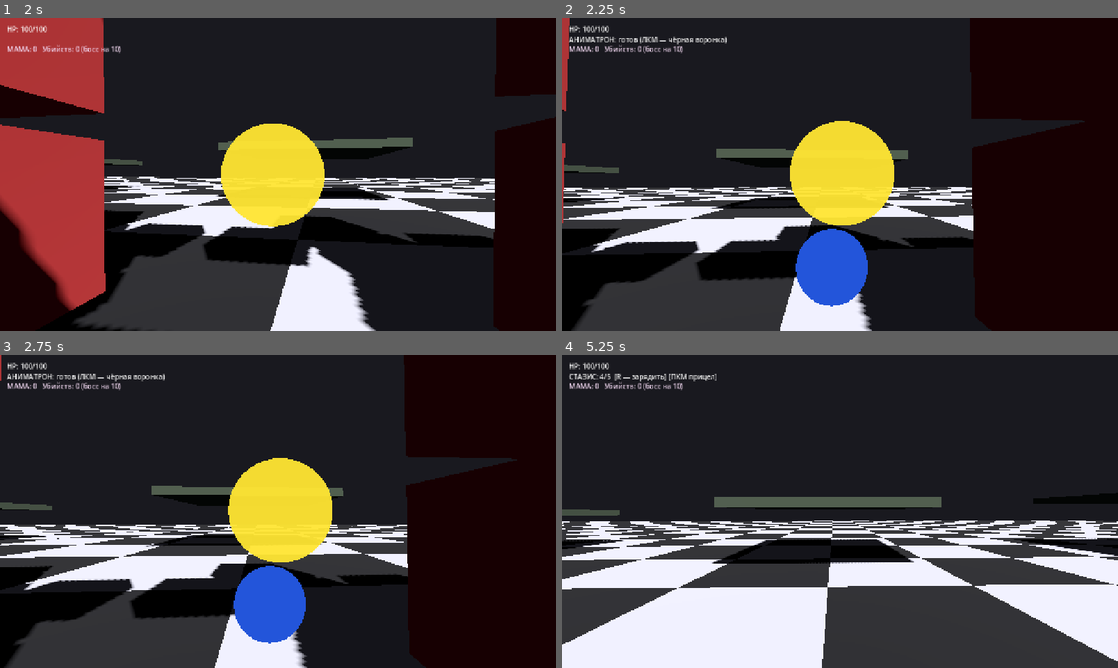
Above: before the commit, frames 1-4 (two rows, left to right).
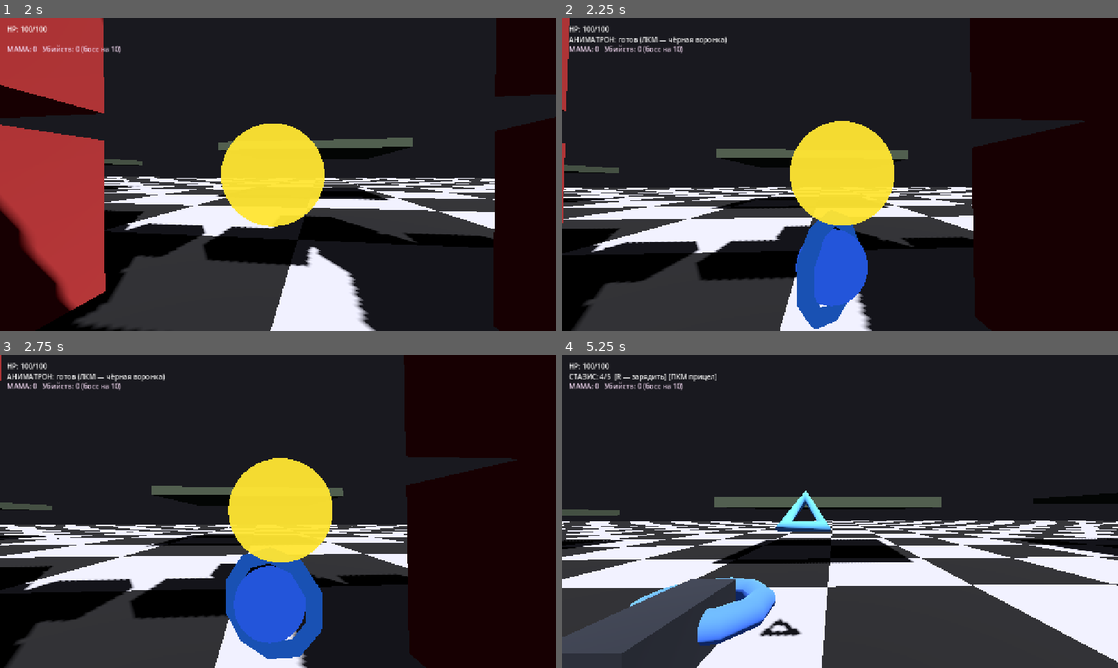
Above: after the commit, the same moments.

Repository: radomirsky/190K-G.O.P
Game: Godot game, scene res://main.tscn
Two runs of this game, one before a commit and one after it. Both use one fixed random seed, a clock stepped at 60 frames per second and the inputs below.
Inputs (mouse positions are in pixels of both pictures, inside the frame that each line leads up to):
- Up to frame 1 (2 s): tap Enter at 0.5 s; move the mouse to (305, 174) at 0.52 s; hold W from 0.53 s (still down); tap E at 0.6 s; click (305, 174) at 0.67 s; tap Space at 0.77, 1.52 s; move the mouse to (250, 174) at 1.27 s; tap Shift at 1.35 s
- Up to frame 2 (2.25 s): keep holding W; move the mouse to (851, 168) at 2.02 s; tap 1 at 2.1 s
- Up to frame 3 (2.75 s): keep holding W
- Up to frame 4 (5.25 s): keep holding W; move the mouse to (834, 517) at 2.77 s; tap 2 at 2.85 s; click (834, 517) at 2.92 s; tap Space at 3.02, 3.77, 4.52 s; move the mouse to (878, 514) at 3.52 s; tap 3 at 3.6 s; move the mouse to (795, 508) at 4.27 s; tap 4 at 4.35 s; move the mouse to (845, 511) at 5.02 s; tap C at 5.1 s; click (845, 511) at 5.17 s

Frame 1 is identical in both runs. In frame 2, 1.4% of the frame differs, in the area x 42-54%, y 64-100%; in frame 3, 2.1%; in frame 4, 8.2%, in the area x 0-100%, y 43-100%.
Error before the commit: Invalid assignment of property or key 'ring_radius' with value of type 'float' on a base object of type 'TorusMesh'. (res://player.gd:1387)

Commit message:
Фикс TorusMesh: убрать ring_radius/pipe_radius, вернуть inner/outer радиусы
Made-with: Cursor

Diff:
--- a/player.gd
+++ b/player.gd
@@ -1383,11 +1383,11 @@
 
 	var ring_mesh := MeshInstance3D.new()
 	var tm := TorusMesh.new()
-	# Godot 4: TorusMesh использует ring_radius/pipe_radius и *_sides.
-	tm.ring_radius = 0.11
-	tm.pipe_radius = 0.03
-	tm.ring_sides = 20
-	tm.pipe_sides = 10
+	# TorusMesh: inner/outer radius + сегменты.
+	tm.inner_radius = 0.08
+	tm.outer_radius = 0.14
+	tm.rings = 10
+	tm.ring_segments = 20
 	ring_mesh.mesh = tm
 	var smat := StandardMaterial3D.new()
 	smat.albedo_color = Color(0.35, 0.55, 0.98, 1.0)
@@ -1488,10 +1488,10 @@
 	var ring := MeshInstance3D.new()
 	ring.name = "Ring"
 	var tm := TorusMesh.new()
-	tm.ring_radius = 0.12
-	tm.pipe_radius = 0.02
-	tm.ring_sides = 14
-	tm.pipe_sides = 10
+	tm.inner_radius = 0.10
+	tm.outer_radius = 0.14
+	tm.rings = 10
+	tm.ring_segments = 14
 	ring.mesh = tm
 
 	var rmat := StandardMaterial3D.new()
